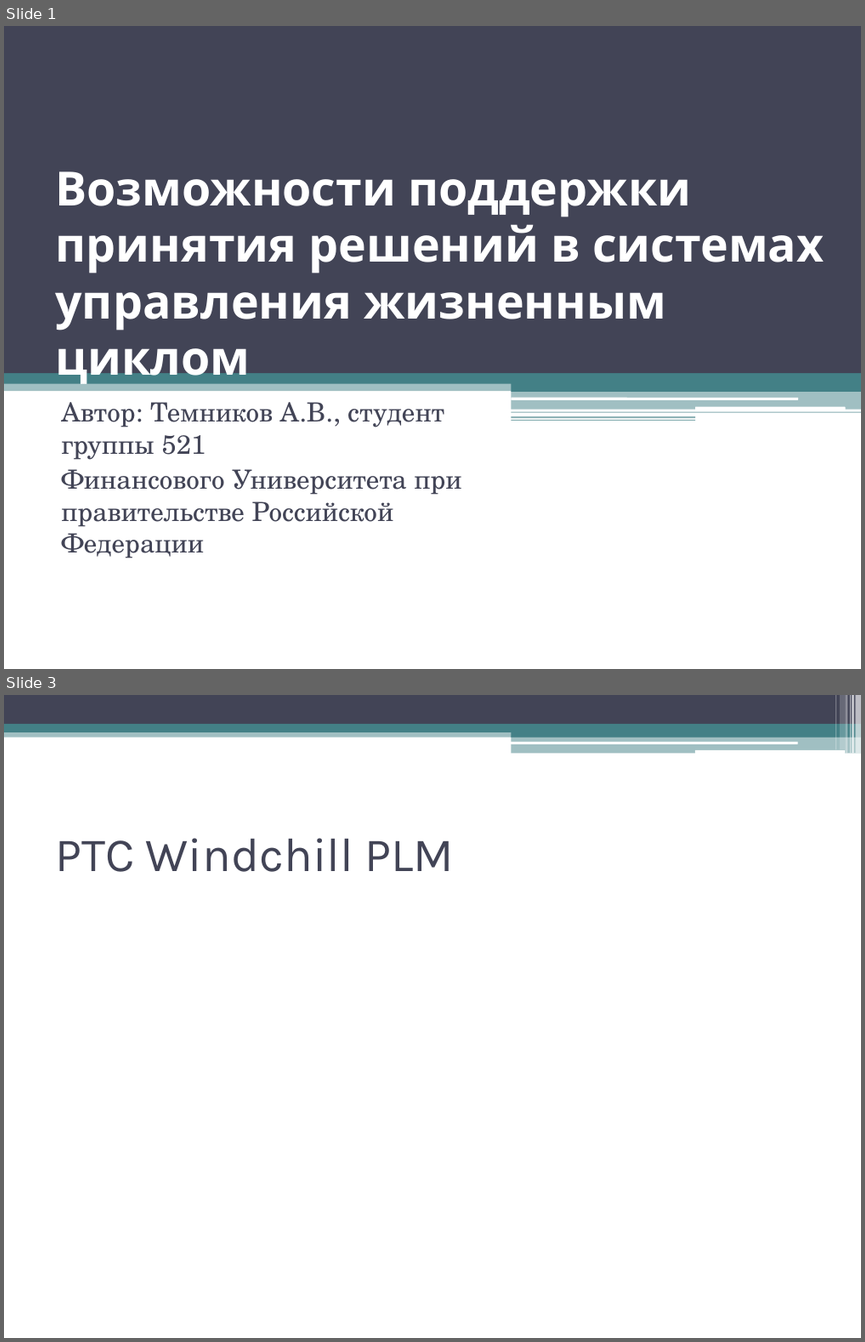
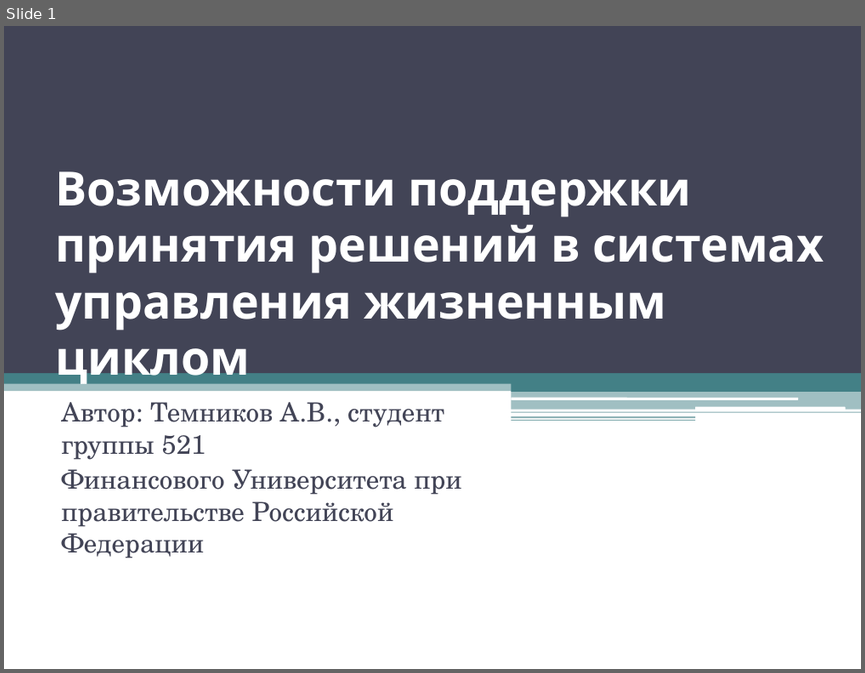
Before and after one commit to andreytemn/university, a slide deck: 5kurs/graf/Tem521PPRpresent.pptx. Shown one above the other, each under a label of ours: slides 1 and 3 before the commit, slide 1 after it; the slides between them are not shown. The pictures are 865x1342 and 865x673 pixels, drawn with LibreOffice and Linux fonts; fonts in the diff are those of the drawing. Boxes give left, top, right and bottom in pixels: in the first picture for what was removed or moved away, otherwise in the second. Text is boxed around its words. In the diff, an @@ line names an element or a change of style, - is before the commit and + after.

```diff
--- a/5kurs/graf/Tem521PPRpresent.pptx
+++ b/5kurs/graf/Tem521PPRpresent.pptx
@@ slide 3 removed at [4, 695, 861, 1338], background #FFFFFF @@
@@ rectangle removed at [4, 695, 861, 724] @@
@@ rectangle removed at [835, 695, 836, 750] @@
@@ rectangle removed at [840, 695, 845, 750] @@
@@ rectangle removed at [846, 695, 848, 754] @@
@@ rectangle removed at [850, 695, 851, 754] @@
@@ rectangle removed at [851, 695, 854, 754] @@
@@ rectangle removed at [856, 695, 861, 754] @@
@@ rectangle removed at [4, 729, 861, 737] @@
@@ rectangle removed at [4, 724, 861, 732] @@
@@ rounded rectangle removed at [511, 741, 797, 743] @@
@@ rectangle removed at [511, 728, 861, 737] @@
@@ rectangle removed at [511, 736, 861, 754] @@
@@ rounded rectangle removed at [694, 750, 845, 754] @@
@@ title removed at [55, 838, 454, 872] @@
-PTC Windchill PLM
```
Also in this commit, not shown: 1 slide changed, 5 slides added, 1 other file.
